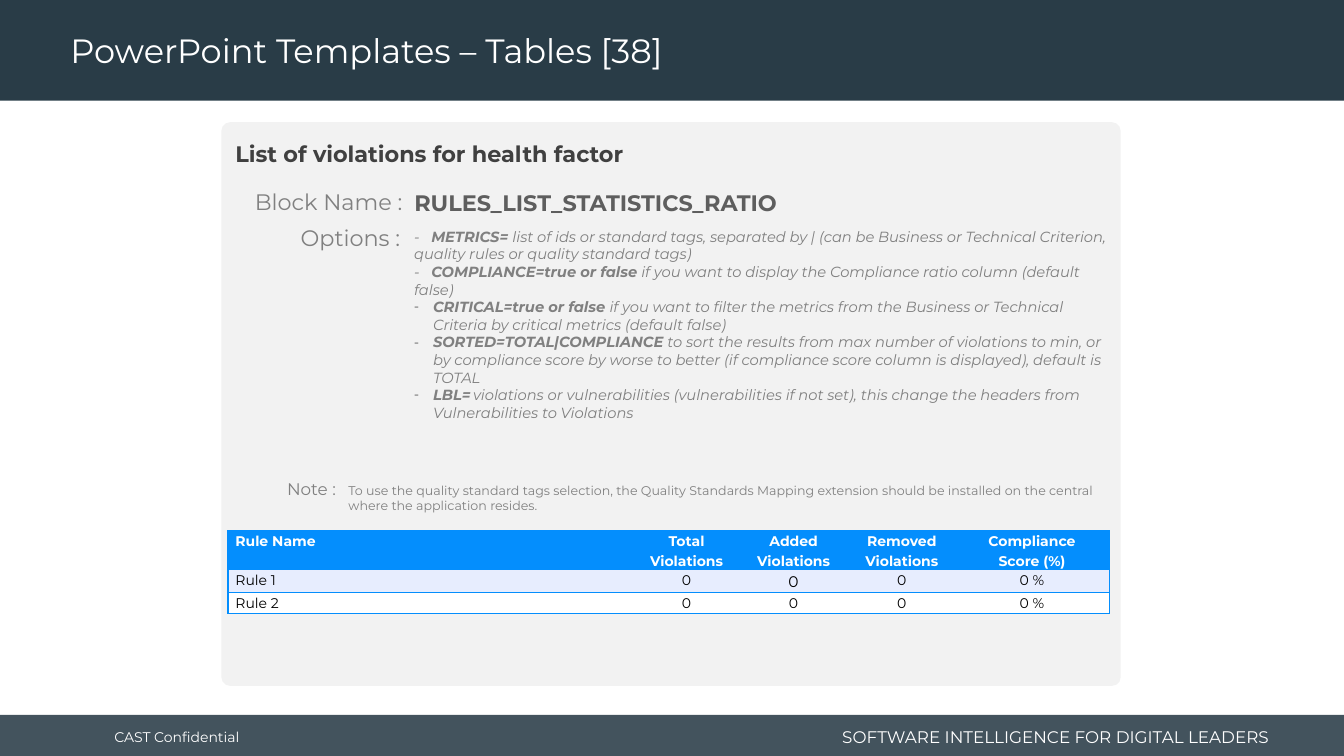
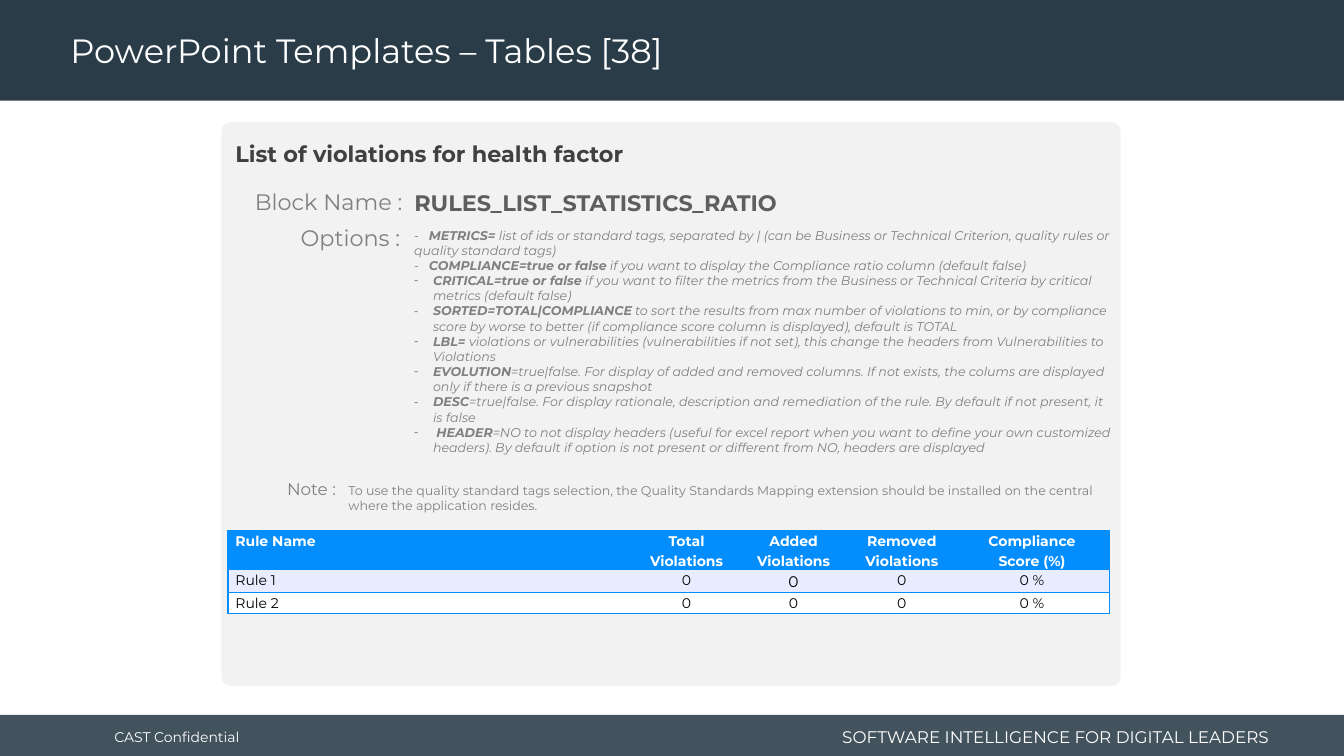
Before and after one commit to CAST-projects/CAST-ReportGenerator, a slide deck: slide 70 of CastReporting.Reporting.Core/Templates/zh-CN/Application/Component library/1- Powerpoint-components-library.pptx. Drawn at 1344x756 pixels with LibreOffice and Linux fonts; fonts in the diff are those of the drawing; background and template pictures are left out. Boxes give left, top, right and bottom in pixels: in the first picture for what was removed or moved away, otherwise in the second. Text is boxed around its words. In the diff, an @@ line names an element or a change of style, - is before the commit and + after.

Commit message:
REPORTGEN-782: add MODULE and TECHNO options, update library reports

```diff
--- a/CastReporting.Reporting.Core/Templates/zh-CN/Application/Component library/1- Powerpoint-components-library.pptx
+++ b/CastReporting.Reporting.Core/Templates/zh-CN/Application/Component library/1- Powerpoint-components-library.pptx
@@ text at (414, 231, 1110, 361): size 10.5 to 9 pt in "- METRICS= list of ids or standard ...", "- COMPLIANCE=true or false if you want ...", "CRITICAL=true or false if you want to ...", "SORTED=TOTAL|COMPLIANCE to sort the results from max ..." and 1 more places @@
@@ text at (433, 366, 1111, 455): paragraphs added @@
+– EVOLUTION=true|false. For display of added and removed columns. If not exists, the colums are displayed only if there is a previous snapshot
+– DESC=true|false. For display rationale, description and remediation of the rule. By default if not present, it is false
+– HEADER=NO to not display headers (useful for excel report when you want to define your own customized headers). By default if option is not present or different from NO, headers are displayed
```
Also in this commit, not shown: 7 other slides changed, 10 other files.
